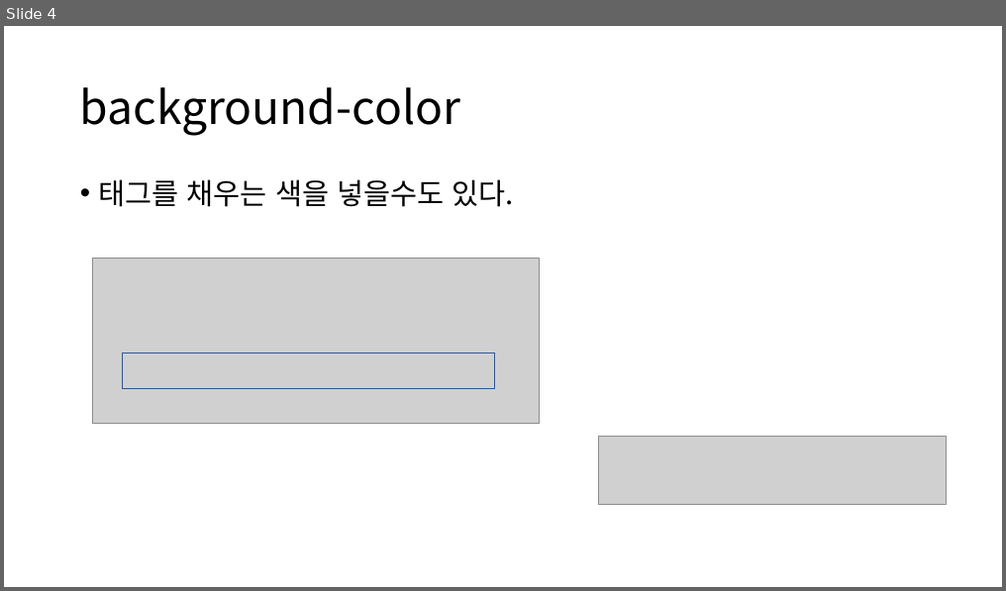
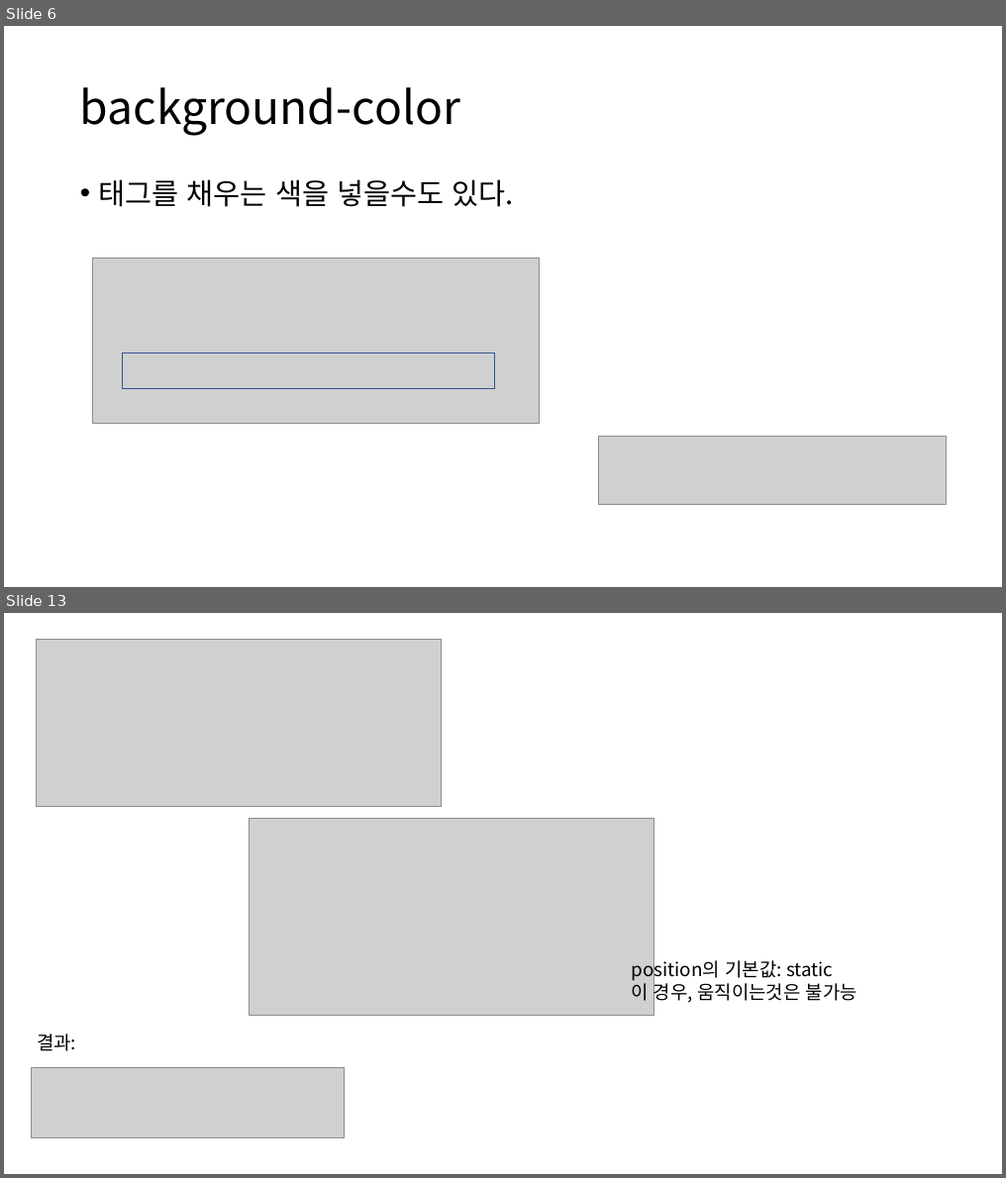
Before and after one commit to GNUCSAssistants/2021webprogramming, a slide deck: 수업/4. CSS(2)/PPT/4. CSS(2).pptx. Shown one above the other, each under a label of ours: slide 4 before the commit, slides 6 and 13 after it; the slides between them are not shown. The pictures are 1006x591 and 1006x1178 pixels, drawn with LibreOffice and Linux fonts; fonts in the diff are those of the drawing; grey boxes stand for pictures. Boxes give left, top, right and bottom in pixels: in the first picture for what was removed or moved away, otherwise in the second. Text is boxed around its words. In the diff, an @@ line names an element or a change of style, - is before the commit and + after.

```diff
--- a/수업/4. CSS(2)/PPT/4. CSS(2).pptx
+++ b/수업/4. CSS(2)/PPT/4. CSS(2).pptx
@@ slide 13 added at box(4, 613, 1002, 1174), background #FFFFFF @@
@@ picture added at box(37, 639, 441, 806) @@
@@ picture added at box(250, 818, 653, 1016) @@
@@ text added at box(631, 957, 857, 1004), 18 pt, text #000000 @@
+position의 기본값: static
+이 경우, 움직이는것은 불가능
@@ text added at box(37, 1034, 76, 1052), 18 pt, text #000000 @@
+결과:
@@ picture added at box(31, 1067, 345, 1139) @@
@@ what was slide 4 is now slide 6 @@
```
Also in this commit, not shown: 21 other slides added, 3 other files.
